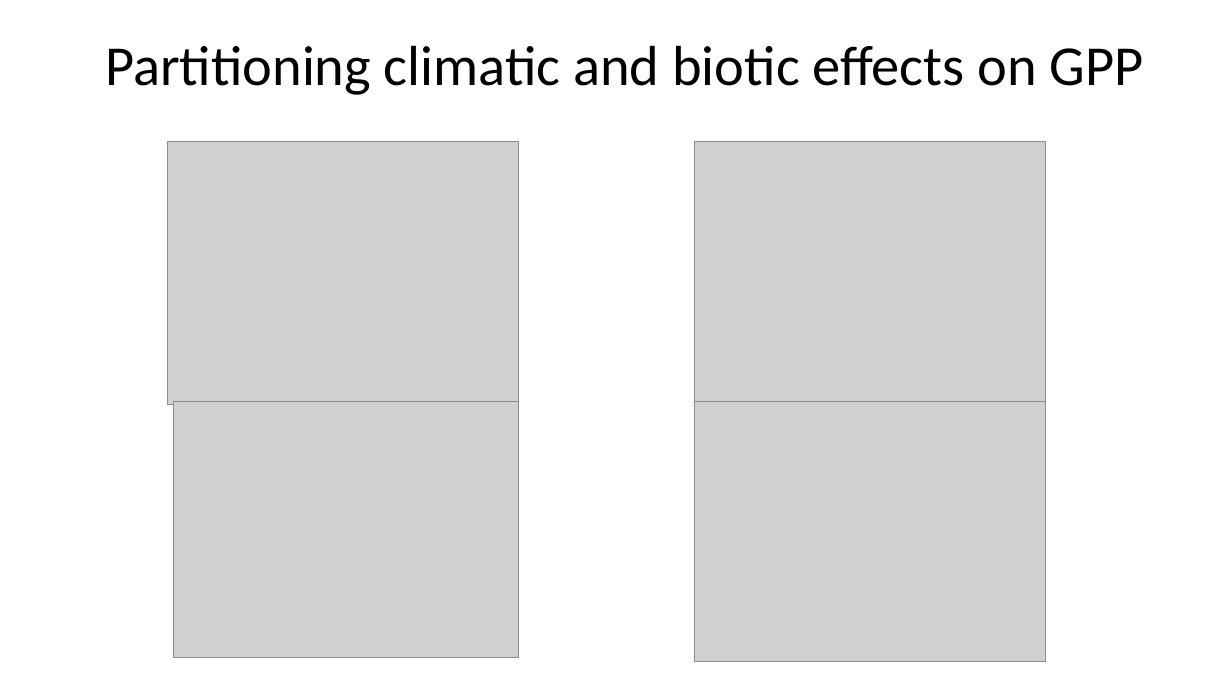
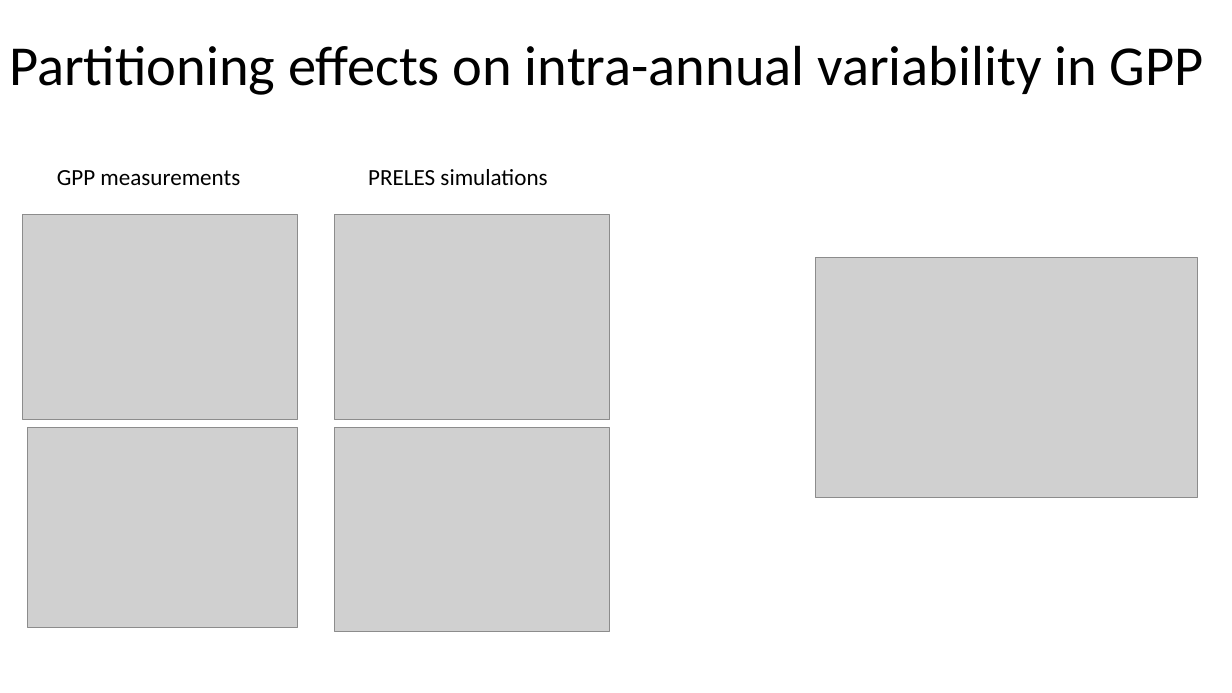
Before and after one commit to MWesselkamp/Intern_MPI_Jena, a slide deck: slide 13 of presentation/presi.pptx (slide 9 before the commit). Drawn at 1232x693 pixels with LibreOffice and Linux fonts; fonts in the diff are those of the drawing; grey boxes stand for pictures. Boxes give left, top, right and bottom in pixels: in the first picture for what was removed or moved away, otherwise in the second. Text is boxed around its words. In the diff, an @@ line names an element or a change of style, - is before the commit and + after.

```diff
--- a/presentation/presi.pptx
+++ b/presentation/presi.pptx
@@ text at (9,45,1204,95): text changed @@
-Partitioning climatic and biotic effects on GPP
+Partitioning effects on intra-annual variability in GPP
@@ text added at (57,170,240,185), 18 pt, text #000000 @@
+GPP measurements
@@ text added at (368,169,547,185), 18 pt, text #000000 @@
+PRELES simulations
@@ picture: place and size @@
-picture at (167,142,518,406)
+picture at (23,214,298,421)
@@ picture: place and size @@
-picture at (694,142,1045,406)
+picture at (335,214,609,421)
@@ picture added at (815,257,1198,497) @@
@@ picture: place and size @@
-picture at (174,401,518,657)
+picture at (28,428,298,628)
@@ picture: place and size @@
-picture at (694,401,1045,662)
+picture at (335,428,609,632)
```
Also in this commit, not shown: 4 other slides changed, 8 slides added, 4 slides removed, 14 other files.
